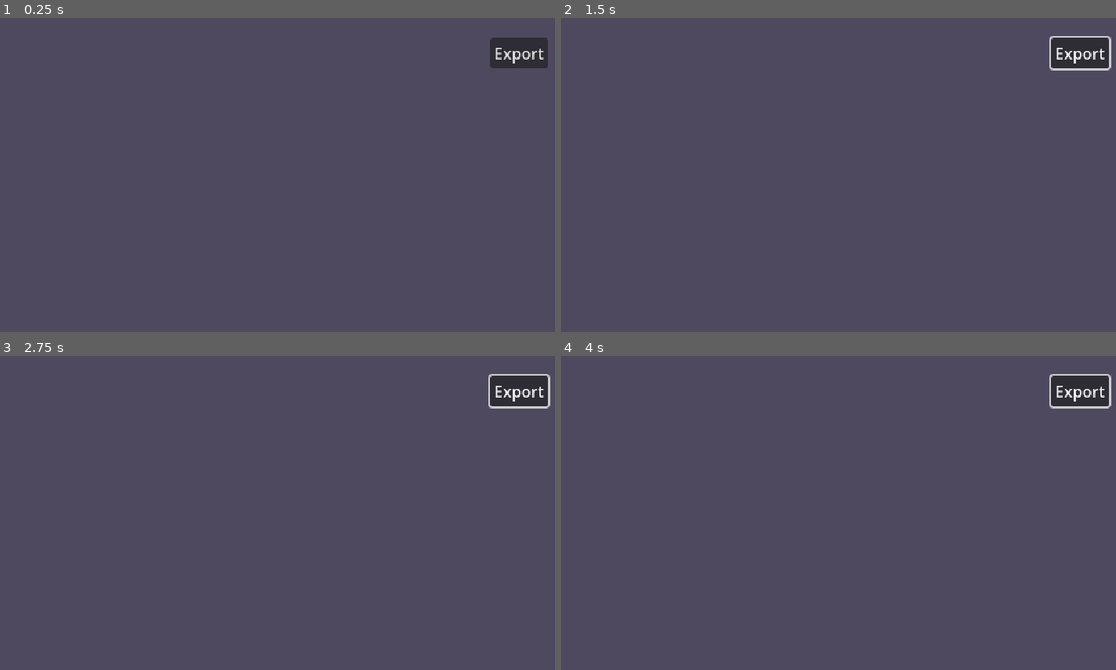
Above: before the commit, frames 1-4 (two rows, left to right).
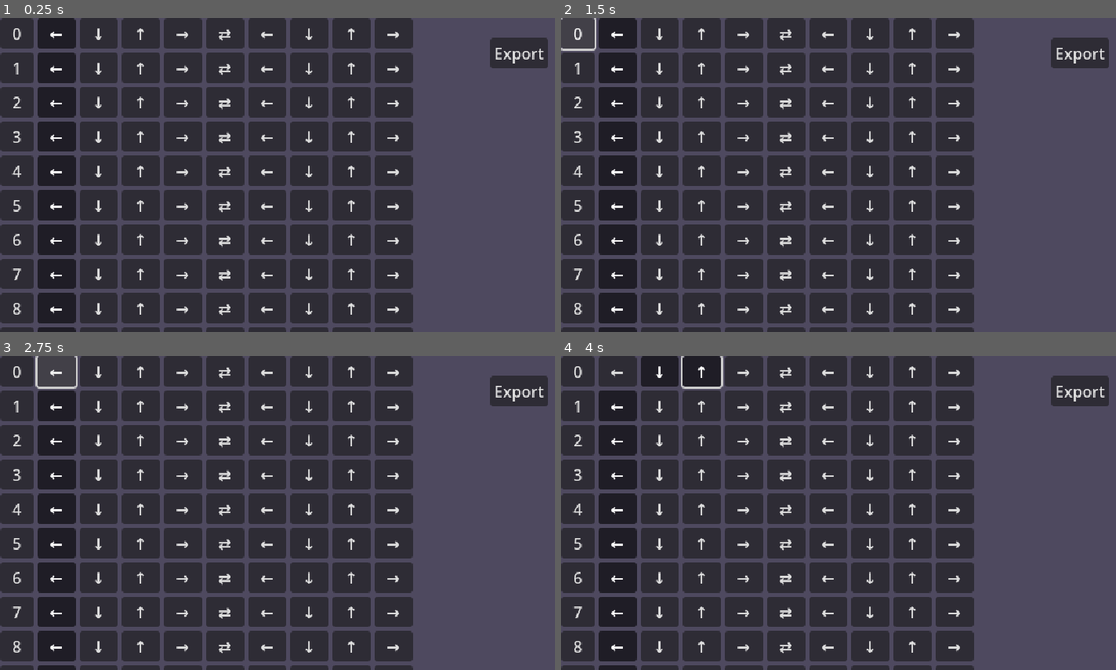
Above: after the commit, the same moments.

Repository: BrownRISDGameDevelopers/horsehorserevolution
Game: Godot game, scene res://Scenes/Charter.tscn
The game is run twice, just before and just after one commit, with the same random seed, the same clock (stepped at 60 frames per second) and the same inputs. This scene is started directly instead of the project's main scene.
Inputs (mouse positions are in pixels of both pictures, inside the frame that each line leads up to):
- Up to frame 1 (0.25 s): no input
- Up to frame 2 (1.5 s): click (1077, 52) at 0.5 s, where only the run before the commit has a clickable "Export"; click (577, 33) at 1.25 s, where only the run after the commit has a clickable "0"
- Up to frame 3 (2.75 s): click (55, 371) at 2 s, where only the run after the commit has a clickable "←"
- Up to frame 4 (4 s): click (660, 371) at 2.75 s, where only the run after the commit has a clickable "↓"; click (699, 371) at 3.5 s, where only the run after the commit has a clickable "↑"

The runs differ from the first frame. In frame 1, 60% of the frame differs, in the area x 0-75%, y 0-100%; in frame 2, 59%; in frame 3, 59%; in frame 4, 60%, in the area x 0-100%, y 0-100%.
Error before the commit: Attempt to call function 'get_as_text' in base 'null instance' on a null instance. (res://Scripts/Song.gd:17)

Commit message:
fix file name

Diff:
--- a/Scenes/Charter.tscn
+++ b/Scenes/Charter.tscn
@@ -7,8 +7,10 @@
 script = ExtResource("1_fwdja")
 song = NodePath("Song")
 notes_list = NodePath("NotesList/VBoxContainer")
+JSONOutputPath = "res://Assets/tutorial.json"
 
 [node name="Song" parent="." instance=ExtResource("2_2lfqe")]
+song_json_path = "res://Assets/tutorial.json"
 
 [node name="NotesList" type="ScrollContainer" parent="."]
 offset_right = 719.0
Not shown: 1 places in Scenes/Game.tscn that only renumber resources
